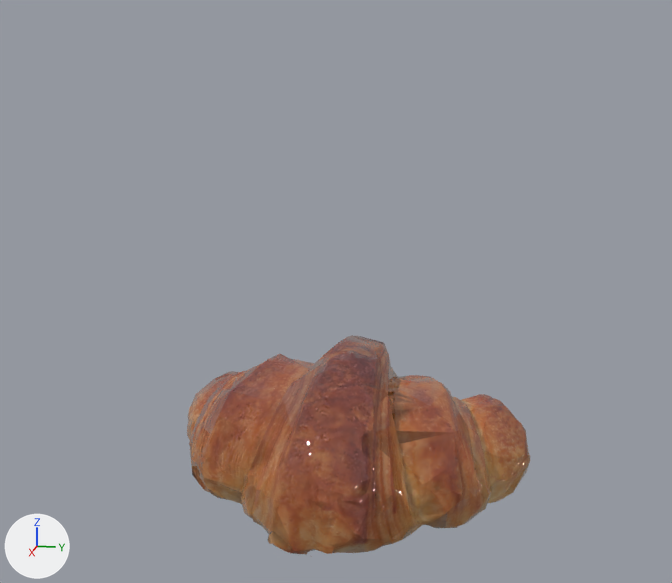
The glTF model Assets/Bread/Bread.gltf, before and after one commit.
Before and after are seen from a 50 mm camera at (3.22, 0.54, 1.53) aimed at (0.28, -0.05, 0.79). Arrows for +X, +Y and +Z are at lower left; the lights stay in place. Mesh edges are drawn as thin lines on the coarser meshes. Where no turn or scale is listed for an object, it has been applied to the vertices.

Names of what the first picture shows: 'poly10kGEO'.
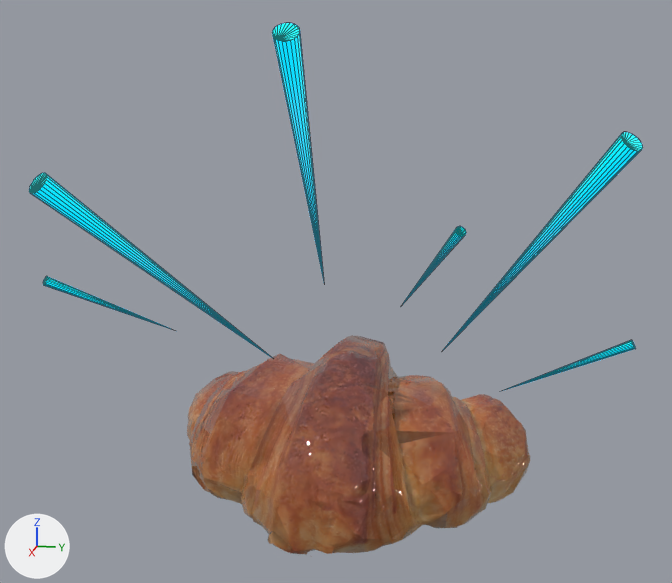
Edits to the bpy script that builds the scene:
```text
Add mat_lambert5:
    mat_lambert5 = principled_material('lambert5')
    mat_lambert5.base_color = (0.0, 0.478, 0.8)  # cyan #00b8e7
    mat_lambert5.roughness = 0.0
    mat_lambert5.emission_color = (0.0, 0.597, 1.0)  # cyan #00cbff
    mat_lambert5.emission_strength = 1.0
Add me_mesh_1:
    me_mesh_1.from_pydata(...)  # 126 vertices, 228 faces; spans x 0.2..1.02, y -0.9..0.92, z 0.46..1.62
    me_mesh_1.materials.append(mat_lambert5)  # cyan #00b8e7
Add ob_cones:
    ob_cones = bpy.data.objects.new('cones', me_mesh_1)
    ob_cones.location = (0.0, 0.0, 0.0)
```

Changed parts and their boxes [x1, y1, x2, y2] in the pictures (672 x 583 px):
'cones', added (cyan)
    after: [29, 23, 643, 391]
